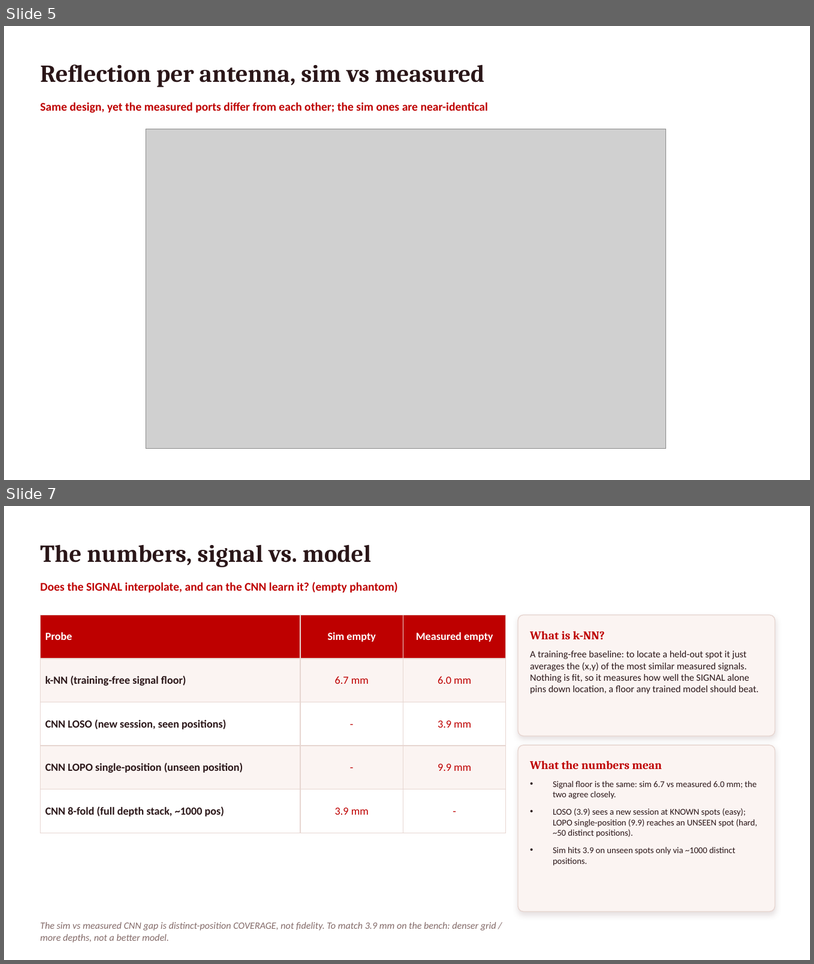
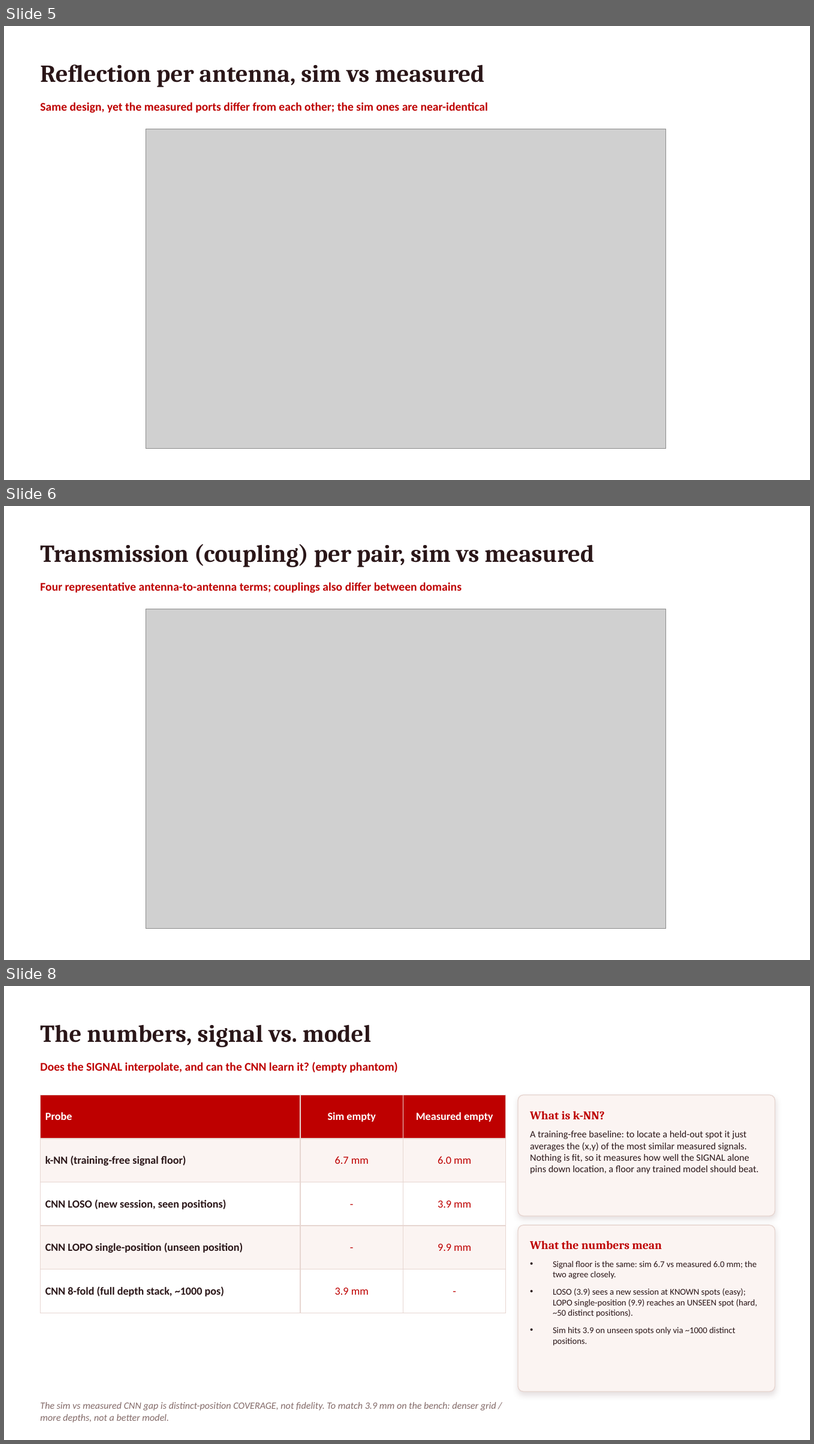
Before and after one commit to pmart1534/microwave-phantom-localization-cnn-mlp, a slide deck: regression_deck/Deck3_Sim_vs_Measured.pptx. Shown one above the other, each under a label of ours: slides 5 and 7 before the commit, slides 5, 6 and 8 after it; the slides between them are not shown. The pictures are 814x964 and 814x1444 pixels, drawn with LibreOffice and Linux fonts; fonts in the diff are those of the drawing; grey boxes stand for pictures. Boxes give left, top, right and bottom in pixels: in the first picture for what was removed or moved away, otherwise in the second. Text is boxed around its words. In the diff, an @@ line names an element or a change of style, - is before the commit and + after.

```diff
--- a/regression_deck/Deck3_Sim_vs_Measured.pptx
+++ b/regression_deck/Deck3_Sim_vs_Measured.pptx
@@ slide 6 added at bbox=[4, 506, 810, 960], background #FFFFFF @@
@@ text added at bbox=[40, 544, 594, 567], 29 pt, text #2A1618, bold @@
+Transmission (coupling) per pair, sim vs measured
@@ text added at bbox=[40, 582, 462, 593], 14 pt, text #BE0000, bold @@
+Four representative antenna-to-antenna terms; couplings also differ between domains
@@ picture added at bbox=[146, 609, 666, 928] @@
@@ what was slide 7 is now slide 8 @@
```
Also in this commit, not shown: 1 slide changed, 2 other slides added, 1 slide removed, 4 other files.
